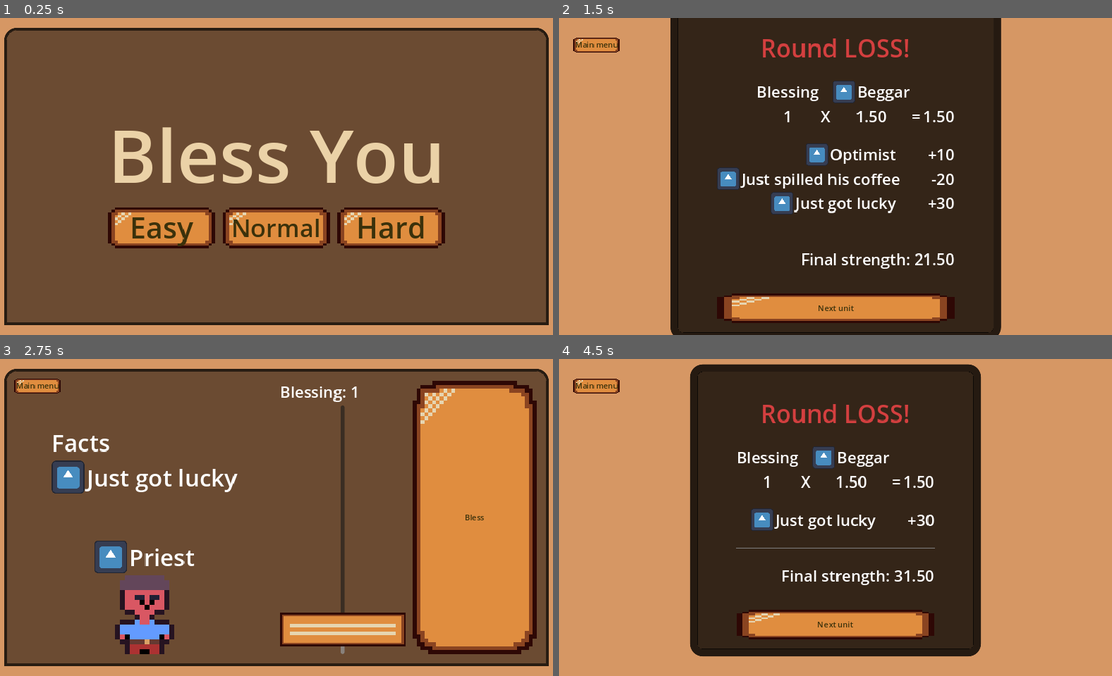
Above: before the commit, frames 1-4 (two rows, left to right).
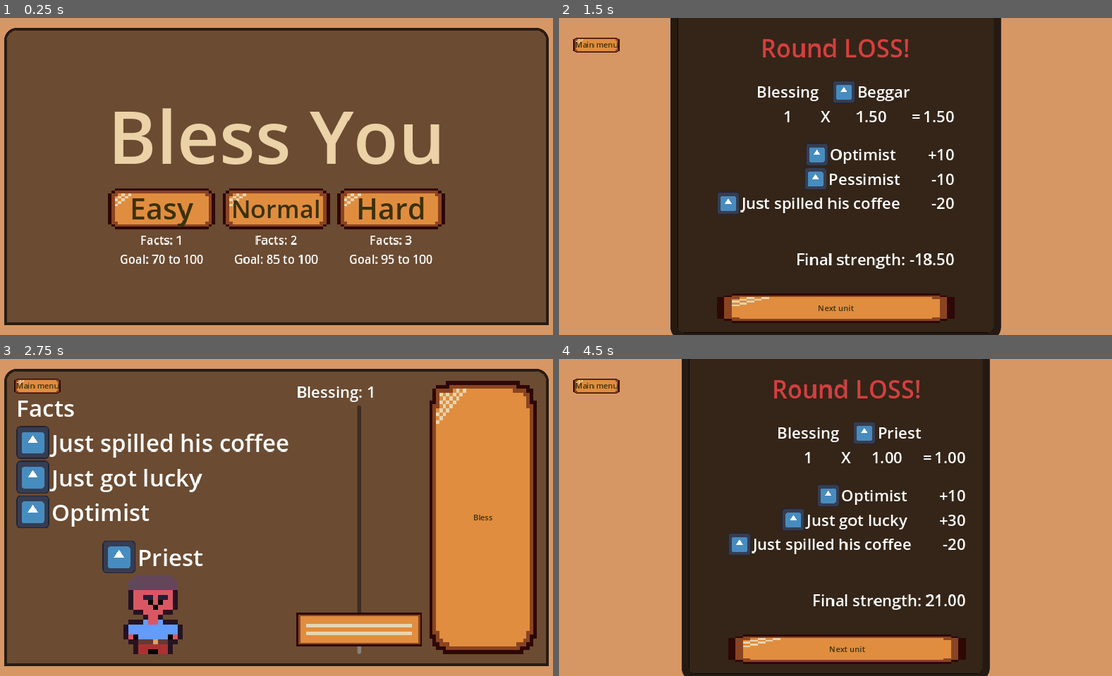
Above: after the commit, the same moments.

Repository: frostblooded/wolf
Game: Godot game, scene res://scenes/MainMenu.tscn
Two runs of this game, one before a commit and one after it. Both use one fixed random seed, a clock stepped at 60 frames per second and the inputs below. The engine's default icon, where the game draws it, is replaced by a stand-in: a white triangle on a blue panel in a dark square.
Inputs:
- Up to frame 1 (0.25 s): no input
- Up to frame 2 (1.5 s): click "Hard" at 0.5 s; click "Bless" at 1.25 s
- Up to frame 3 (2.75 s): click "Next unit" at 2 s
- Up to frame 4 (4.5 s): click "Bless" at 2.75 s; click "Next unit" at 3.5 s; click "Bless" at 4.25 s

The runs differ from the first frame. In frame 1, 14% of the frame differs, in the area x 19-81%, y 28-78%; in frame 2, 2.6%; in frame 3, 13%; in frame 4, 20%, in the area x 22-78%, y 0-100%.

Commit message:
Add difficulty explanations

Diff:
--- a/scenes/MainMenu.tscn
+++ b/scenes/MainMenu.tscn
@@ -48,7 +48,11 @@
 [node name="HBoxContainer" type="HBoxContainer" parent="CanvasLayer/MarginContainer/PanelContainer/VBoxContainer"]
 layout_mode = 2
 
-[node name="EasyButton" type="Button" parent="CanvasLayer/MarginContainer/PanelContainer/VBoxContainer/HBoxContainer"]
+[node name="EasyButtonContainer" type="VBoxContainer" parent="CanvasLayer/MarginContainer/PanelContainer/VBoxContainer/HBoxContainer"]
+layout_mode = 2
+size_flags_horizontal = 3
+
+[node name="EasyButton" type="Button" parent="CanvasLayer/MarginContainer/PanelContainer/VBoxContainer/HBoxContainer/EasyButtonContainer"]
 layout_mode = 2
 size_flags_horizontal = 3
 theme_override_font_sizes/font_size = 60
@@ -56,14 +60,46 @@
 script = ExtResource("1_dmttn")
 start_difficulty = 0
 
-[node name="NormalButton" type="Button" parent="CanvasLayer/MarginContainer/PanelContainer/VBoxContainer/HBoxContainer"]
+[node name="Label" type="Label" parent="CanvasLayer/MarginContainer/PanelContainer/VBoxContainer/HBoxContainer/EasyButtonContainer"]
+layout_mode = 2
+theme_override_font_sizes/font_size = 24
+text = "Facts: 1"
+horizontal_alignment = 1
+
+[node name="Label2" type="Label" parent="CanvasLayer/MarginContainer/PanelContainer/VBoxContainer/HBoxContainer/EasyButtonContainer"]
+layout_mode = 2
+theme_override_font_sizes/font_size = 24
+text = "Goal: 70 to 100"
+horizontal_alignment = 1
+
+[node name="NormalButtonContainer" type="VBoxContainer" parent="CanvasLayer/MarginContainer/PanelContainer/VBoxContainer/HBoxContainer"]
 layout_mode = 2
 size_flags_horizontal = 3
+
+[node name="NormalButton" type="Button" parent="CanvasLayer/MarginContainer/PanelContainer/VBoxContainer/HBoxContainer/NormalButtonContainer"]
+layout_mode = 2
+size_flags_vertical = 3
 theme_override_font_sizes/font_size = 50
 text = "Normal"
 script = ExtResource("1_dmttn")
 
-[node name="HardButton" type="Button" parent="CanvasLayer/MarginContainer/PanelContainer/VBoxContainer/HBoxContainer"]
+[node name="Label" type="Label" parent="CanvasLayer/MarginContainer/PanelContainer/VBoxContainer/HBoxContainer/NormalButtonContainer"]
+layout_mode = 2
+theme_override_font_sizes/font_size = 24
+text = "Facts: 2"
+horizontal_alignment = 1
+
+[node name="Label2" type="Label" parent="CanvasLayer/MarginContainer/PanelContainer/VBoxContainer/HBoxContainer/NormalButtonContainer"]
+layout_mode = 2
+theme_override_font_sizes/font_size = 24
+text = "Goal: 85 to 100"
+horizontal_alignment = 1
+
+[node name="HardButtonContainer" type="VBoxContainer" parent="CanvasLayer/MarginContainer/PanelContainer/VBoxContainer/HBoxContainer"]
+layout_mode = 2
+size_flags_horizontal = 3
+
+[node name="HardButton" type="Button" parent="CanvasLayer/MarginContainer/PanelContainer/VBoxContainer/HBoxContainer/HardButtonContainer"]
 layout_mode = 2
 size_flags_horizontal = 3
 theme_override_font_sizes/font_size = 60
@@ -71,6 +107,18 @@
 script = ExtResource("1_dmttn")
 start_difficulty = 2
 
-[connection signal="pressed" from="CanvasLayer/MarginContainer/PanelContainer/VBoxContainer/HBoxContainer/EasyButton" to="CanvasLayer/MarginContainer/PanelContainer/VBoxContainer/HBoxContainer/EasyButton" method="_on_pressed"]
-[connection signal="pressed" from="CanvasLayer/MarginContainer/PanelContainer/VBoxContainer/HBoxContainer/NormalButton" to="CanvasLayer/MarginContainer/PanelContainer/VBoxContainer/HBoxContainer/NormalButton" method="_on_pressed"]
-[connection signal="pressed" from="CanvasLayer/MarginContainer/PanelContainer/VBoxContainer/HBoxContainer/HardButton" to="CanvasLayer/MarginContainer/PanelContainer/VBoxContainer/HBoxContainer/HardButton" method="_on_pressed"]
+[node name="Label" type="Label" parent="CanvasLayer/MarginContainer/PanelContainer/VBoxContainer/HBoxContainer/HardButtonContainer"]
+layout_mode = 2
+theme_override_font_sizes/font_size = 24
+text = "Facts: 3"
+horizontal_alignment = 1
+
+[node name="Label2" type="Label" parent="CanvasLayer/MarginContainer/PanelContainer/VBoxContainer/HBoxContainer/HardButtonContainer"]
+layout_mode = 2
+theme_override_font_sizes/font_size = 24
+text = "Goal: 95 to 100"
+horizontal_alignment = 1
+
+[connection signal="pressed" from="CanvasLayer/MarginContainer/PanelContainer/VBoxContainer/HBoxContainer/EasyButtonContainer/EasyButton" to="CanvasLayer/MarginContainer/PanelContainer/VBoxContainer/HBoxContainer/EasyButtonContainer/EasyButton" method="_on_pressed"]
+[connection signal="pressed" from="CanvasLayer/MarginContainer/PanelContainer/VBoxContainer/HBoxContainer/NormalButtonContainer/NormalButton" to="CanvasLayer/MarginContainer/PanelContainer/VBoxContainer/HBoxContainer/NormalButtonContainer/NormalButton" method="_on_pressed"]
+[connection signal="pressed" from="CanvasLayer/MarginContainer/PanelContainer/VBoxContainer/HBoxContainer/HardButtonContainer/HardButton" to="CanvasLayer/MarginContainer/PanelContainer/VBoxContainer/HBoxContainer/HardButtonContainer/HardButton" method="_on_pressed"]
--- a/scripts/autoload/difficulty_manager.gd
+++ b/scripts/autoload/difficulty_manager.gd
@@ -8,7 +8,7 @@
     Difficulty.HARD: 95,
 }
 
-var max_facts_per_difficulty: Dictionary = {
+var facts_count_per_difficulty: Dictionary = {
     Difficulty.EASY: 1,
     Difficulty.NORMAL: 2,
     Difficulty.HARD: 3,
@@ -19,5 +19,5 @@
 func get_min_goal() -> int:
     return min_goals_per_difficulty[current_difficulty]
 
-func get_max_facts() -> int:
-    return max_facts_per_difficulty[current_difficulty]
+func get_facts_count() -> int:
+    return facts_count_per_difficulty[current_difficulty]
--- a/scripts/game_manager.gd
+++ b/scripts/game_manager.gd
@@ -59,16 +59,13 @@
     assert(!possible_unit_types.is_empty());
     unit.type = possible_unit_types.pick_random()
 
-    var MIN_FACTS: int = 1
-    var max_facts: int = DifficultyManager.get_max_facts()
-    assert(MIN_FACTS <= max_facts);
-    assert(possible_facts.size() >= max_facts);
+    var facts_count: int = DifficultyManager.get_facts_count()
+    assert(possible_facts.size() >= facts_count);
 
-    var facts_amount: int = randi_range(MIN_FACTS, max_facts)
     var facts_shuffled_copy: Array[Fact] = possible_facts
     facts_shuffled_copy.shuffle()
 
-    for i in range(0, facts_amount):
+    for i in range(0, facts_count):
         unit.facts.push_back(facts_shuffled_copy[i])
 
     return unit
